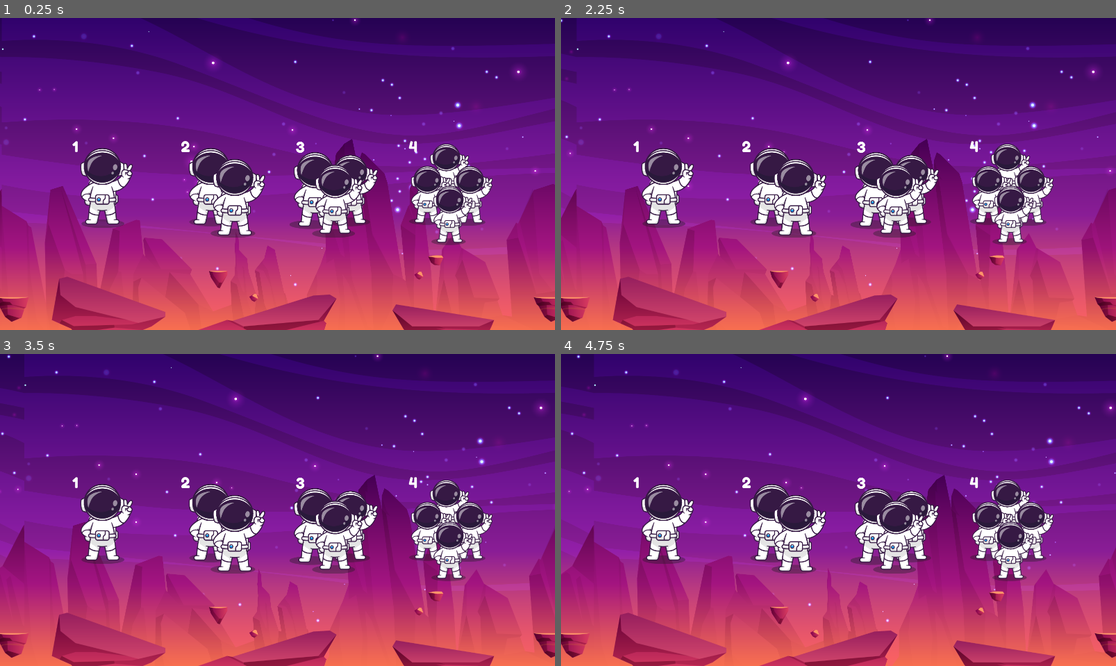
Above: before the commit, frames 1-4 (two rows, left to right).
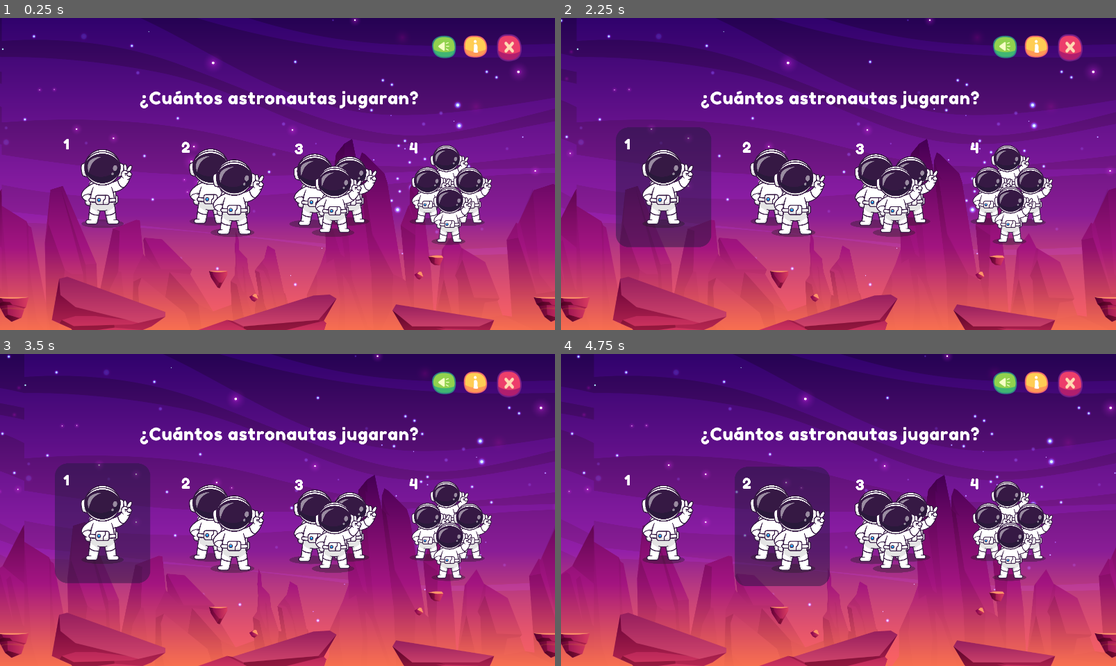
Above: after the commit, the same moments.

Repository: carrilloycardenas/Carrera-espacial
Game: Godot game, scene res://menus/numJugadores.tscn
The game is run twice, just before and just after one commit, with the same random seed, the same clock (stepped at 60 frames per second) and the same inputs. The project has no main scene, so this scene is started directly.
Inputs (mouse positions are in pixels of both pictures, inside the frame that each line leads up to; where the layout moved, square brackets give the same spot in the first picture):
- Up to frame 1 (0.25 s): no input
- Up to frame 2 (2.25 s): click (1038, 46) at 0.52 s; click (1005, 46) at 1.27 s; click (660, 186) [660, 183] at 2 s
- Up to frame 3 (3.5 s): hold Right (ui_right) from 2.78 s (still down)
- Up to frame 4 (4.75 s): release Right (ui_right) at 3.5 s; click (783, 525) at 3.5 s; hold Down (ui_down) from 4.28 s (still down)

The runs differ from the first frame. In frame 1, 5.2% of the frame differs, in the area x 11-94%, y 5-73%; in frame 2, 10%; in frame 3, 10%, in the area x 9-94%, y 5-74%; in frame 4, 8.9%.

Commit message:
Lot of files
Added resources and a sprite

Diff:
--- a/menus/numJugadores.tscn
+++ b/menus/numJugadores.tscn
@@ -1,15 +1,53 @@
-[gd_scene load_steps=7 format=2]
+[gd_scene load_steps=30 format=2]
 
-[ext_resource path="res://assets/cantidad-jugador-1.png" type="Texture" id=1]
-[ext_resource path="res://assets/cantidad-jugador-3.png" type="Texture" id=2]
-[ext_resource path="res://assets/cantidad-jugador-4.png" type="Texture" id=3]
-[ext_resource path="res://assets/cantidad-jugador-2.png" type="Texture" id=4]
+[ext_resource path="res://assets/PAGINA CANTIDAD DE JUGADORES/cantidad-jugadores-46.png" type="Texture" id=1]
+[ext_resource path="res://assets/PAGINA CANTIDAD DE JUGADORES/cantidad-jugadores-41.png" type="Texture" id=2]
+[ext_resource path="res://assets/PAGINA CANTIDAD DE JUGADORES/cantidad-jugadores-44.png" type="Texture" id=3]
+[ext_resource path="res://assets/PAGINA CANTIDAD DE JUGADORES/cantidad-jugadores-43.png" type="Texture" id=4]
 [ext_resource path="res://menus/paralax.tscn" type="PackedScene" id=5]
 [ext_resource path="res://assets/Screenshot from 2023-03-08 08-18-00.png" type="Texture" id=6]
+[ext_resource path="res://assets/boton-sonido-normal.png" type="Texture" id=7]
+[ext_resource path="res://assets/Boton-sonido-hover.png" type="Texture" id=8]
+[ext_resource path="res://assets/boton-info-normal.png" type="Texture" id=9]
+[ext_resource path="res://font/FredokaOne-Regular.ttf" type="DynamicFontData" id=10]
+[ext_resource path="res://assets/boton-info-hover.png" type="Texture" id=11]
+[ext_resource path="res://assets/boton-salir-normal.png" type="Texture" id=12]
+[ext_resource path="res://assets/boton-salir-hover.png" type="Texture" id=13]
+[ext_resource path="res://scripts/numJuga.gd" type="Script" id=14]
+[ext_resource path="res://assets/SALIR/contenedor-salir.png" type="Texture" id=15]
+[ext_resource path="res://assets/SALIR/Boton-si-salir.png" type="Texture" id=16]
+[ext_resource path="res://assets/SALIR/Boton-no-hover.png" type="Texture" id=17]
+[ext_resource path="res://assets/SALIR/boton-si-hover.png" type="Texture" id=18]
+[ext_resource path="res://assets/SALIR/fondo-pop ups.png" type="Texture" id=19]
+[ext_resource path="res://sprites/astro-ques.tscn" type="PackedScene" id=20]
+[ext_resource path="res://assets/SALIR/Boton-no-salir.png" type="Texture" id=21]
+[ext_resource path="res://assets/SALIR/CARRERA ESPACIAL_Mesa de trabajo 1 copia 4.png" type="Texture" id=22]
+[ext_resource path="res://assets/PAGINA CANTIDAD DE JUGADORES/cantidad-jugadores-39.png" type="Texture" id=23]
+[ext_resource path="res://assets/PAGINA CANTIDAD DE JUGADORES/cantidad-jugadores-42.png" type="Texture" id=24]
+[ext_resource path="res://assets/PAGINA CANTIDAD DE JUGADORES/cantidad-jugadores-45.png" type="Texture" id=25]
+[ext_resource path="res://assets/PAGINA CANTIDAD DE JUGADORES/cantidad-jugadores-40.png" type="Texture" id=26]
+
+[sub_resource type="DynamicFont" id=1]
+size = 60
+extra_spacing_char = 2
+font_data = ExtResource( 10 )
+
+[sub_resource type="DynamicFont" id=2]
+size = 30
+font_data = ExtResource( 10 )
+
+[sub_resource type="DynamicFont" id=3]
+size = 30
+font_data = ExtResource( 10 )
 
 [node name="Control" type="Control"]
 anchor_right = 1.0
 anchor_bottom = 1.0
+script = ExtResource( 14 )
+__meta__ = {
+"_edit_horizontal_guides_": [ 62.0, 139.0 ],
+"_edit_vertical_guides_": [ 1496.0, 1798.0 ]
+}
 
 [node name="ParallaxBackground" parent="." instance=ExtResource( 5 )]
 
@@ -20,29 +58,136 @@
 texture = ExtResource( 6 )
 
 [node name="1Jugador" type="TextureButton" parent="."]
-margin_left = 249.0
-margin_top = 419.0
-margin_right = 460.0
-margin_bottom = 727.0
+margin_left = 190.0
+margin_top = 379.0
+margin_right = 520.0
+margin_bottom = 793.0
 texture_normal = ExtResource( 1 )
+texture_hover = ExtResource( 24 )
+expand = true
 
 [node name="2Jugador" type="TextureButton" parent="."]
-margin_left = 625.0
-margin_top = 419.0
-margin_right = 918.0
-margin_bottom = 761.0
+margin_left = 601.0
+margin_top = 391.0
+margin_right = 930.0
+margin_bottom = 804.0
 texture_normal = ExtResource( 4 )
+texture_hover = ExtResource( 23 )
+expand = true
 
 [node name="3Jugador" type="TextureButton" parent="."]
-margin_left = 1001.0
-margin_top = 421.0
-margin_right = 1307.0
-margin_bottom = 761.0
-texture_normal = ExtResource( 2 )
+margin_left = 988.0
+margin_top = 397.0
+margin_right = 1320.0
+margin_bottom = 805.0
+texture_normal = ExtResource( 3 )
+texture_hover = ExtResource( 26 )
+expand = true
 
 [node name="4Jugador" type="TextureButton" parent="."]
-margin_left = 1413.0
-margin_top = 419.0
-margin_right = 1704.0
-margin_bottom = 786.0
-texture_normal = ExtResource( 3 )
+margin_left = 1391.0
+margin_top = 392.0
+margin_right = 1721.0
+margin_bottom = 806.0
+texture_normal = ExtResource( 25 )
+texture_hover = ExtResource( 2 )
+expand = true
+
+[node name="Label" type="Label" parent="."]
+margin_left = 483.0
+margin_top = 240.0
+margin_right = 1392.0
+margin_bottom = 314.0
+custom_fonts/font = SubResource( 1 )
+text = "¿Cuántos astronautas jugaran?"
+
+[node name="btn-info" type="TextureButton" parent="."]
+margin_left = 1604.0
+margin_top = 61.0
+margin_right = 1686.0
+margin_bottom = 137.0
+grow_vertical = 0
+texture_normal = ExtResource( 9 )
+texture_hover = ExtResource( 11 )
+
+[node name="btn-sonido" type="TextureButton" parent="."]
+margin_left = 1495.0
+margin_top = 61.0
+margin_right = 1578.0
+margin_bottom = 139.0
+texture_normal = ExtResource( 7 )
+texture_hover = ExtResource( 8 )
+
+[node name="btn-popupSalir" type="TextureButton" parent="."]
+margin_left = 1719.0
+margin_top = 56.0
+margin_right = 1790.0
+margin_bottom = 134.0
+rect_scale = Vector2( 1.2, 1.2 )
+texture_normal = ExtResource( 12 )
+texture_hover = ExtResource( 13 )
+
+[node name="Hover-seleccionjugadores" type="Sprite" parent="."]
+visible = false
+position = Vector2( 983, 505 )
+scale = Vector2( 3.04726, 1.30668 )
+texture = ExtResource( 19 )
+
+[node name="Contenedor-advertencia" type="Sprite" parent="Hover-seleccionjugadores"]
+position = Vector2( -15.6843, 14.9673 )
+scale = Vector2( 0.323689, 0.754861 )
+texture = ExtResource( 15 )
+
+[node name="CarreraEspacialMesaDeTrabajo1Copia4" type="Sprite" parent="Hover-seleccionjugadores"]
+visible = false
+position = Vector2( -7.47528, 26.7854 )
+scale = Vector2( 0.157519, 0.367343 )
+texture = ExtResource( 22 )
+
+[node name="alto" type="Label" parent="Hover-seleccionjugadores"]
+margin_left = -132.578
+margin_top = -97.9582
+margin_right = 358.422
+margin_bottom = -38.9582
+rect_scale = Vector2( 0.5, 1 )
+custom_colors/font_color = Color( 0, 0, 0, 1 )
+custom_fonts/font = SubResource( 2 )
+text = "¡OH NO! Has oprimido salir."
+
+[node name="Label" type="Label" parent="Hover-seleccionjugadores"]
+margin_left = -132.578
+margin_top = -24.4896
+margin_right = 244.422
+margin_bottom = 54.5104
+rect_scale = Vector2( 0.5, 1 )
+custom_colors/font_color = Color( 0, 0, 0, 1 )
+custom_fonts/font = SubResource( 3 )
+text = "¿Estas seguro que quieres
+salir del juego?"
+
+[node name="btn-regresar" type="TextureButton" parent="Hover-seleccionjugadores"]
+margin_left = -3.28165
+margin_top = 99.4888
+margin_right = 68.7184
+margin_bottom = 141.488
+rect_scale = Vector2( 0.95, 1.9 )
+texture_normal = ExtResource( 21 )
+texture_hover = ExtResource( 17 )
+expand = true
+
+[node name="btn-salir" type="TextureButton" parent="Hover-seleccionjugadores"]
+margin_left = -97.7928
+margin_top = 106.376
+margin_right = -13.7927
+margin_bottom = 145.376
+rect_scale = Vector2( 0.85, 2 )
+texture_normal = ExtResource( 16 )
+texture_hover = ExtResource( 18 )
+expand = true
+
+[node name="Node2D" parent="Hover-seleccionjugadores" instance=ExtResource( 20 )]
+position = Vector2( 118.139, 5.35709 )
+scale = Vector2( 0.328164, 0.765298 )
+
+[connection signal="pressed" from="btn-popupSalir" to="." method="_on_btnpopupSalir_pressed"]
+[connection signal="pressed" from="Hover-seleccionjugadores/btn-salir" to="." method="_on_btnsalir_pressed"]
--- /dev/null
+++ b/menus/salirConfirmar.tscn
@@ -0,0 +1,74 @@
+[gd_scene load_steps=11 format=2]
+
+[ext_resource path="res://assets/SALIR/contenedor-salir.png" type="Texture" id=1]
+[ext_resource path="res://assets/SALIR/Boton-si-salir.png" type="Texture" id=2]
+[ext_resource path="res://assets/SALIR/Boton-no-hover.png" type="Texture" id=3]
+[ext_resource path="res://assets/SALIR/boton-si-hover.png" type="Texture" id=4]
+[ext_resource path="res://assets/SALIR/fondo-pop ups.png" type="Texture" id=5]
+[ext_resource path="res://font/FredokaOne-Regular.ttf" type="DynamicFontData" id=6]
+[ext_resource path="res://sprites/astro-ques.tscn" type="PackedScene" id=7]
+[ext_resource path="res://assets/SALIR/Boton-no-salir.png" type="Texture" id=8]
+
+[sub_resource type="DynamicFont" id=1]
+size = 28
+font_data = ExtResource( 6 )
+
+[sub_resource type="DynamicFont" id=2]
+font_data = ExtResource( 6 )
+
+[node name="Control" type="Control"]
+anchor_right = 1.0
+anchor_bottom = 1.0
+
+[node name="Hover-seleccionjugadores" type="Sprite" parent="."]
+position = Vector2( 925, 516 )
+scale = Vector2( 3.04726, 1.30668 )
+texture = ExtResource( 5 )
+
+[node name="Contenedor-advertencia" type="Sprite" parent="Hover-seleccionjugadores"]
+position = Vector2( 0.00360107, -1.31349 )
+scale = Vector2( 0.201922, 0.470894 )
+texture = ExtResource( 1 )
+
+[node name="alto" type="Label" parent="Hover-seleccionjugadores"]
+margin_left = -47.425
+margin_top = -70.2927
+margin_right = 37.575
+margin_bottom = -30.2927
+rect_scale = Vector2( 0.5, 1 )
+custom_fonts/font = SubResource( 1 )
+text = "¡Alto!"
+
+[node name="Label" type="Label" parent="Hover-seleccionjugadores"]
+margin_left = -47.4251
+margin_top = -27.4357
+margin_right = 127.574
+margin_bottom = 21.5643
+rect_scale = Vector2( 0.5, 1 )
+custom_fonts/font = SubResource( 2 )
+text = "¿Seguro que quieres
+ salir?"
+
+[node name="btn-regresar" type="TextureButton" parent="Hover-seleccionjugadores"]
+margin_left = 0.355423
+margin_top = 34.1963
+margin_right = 72.3554
+margin_bottom = 76.1959
+rect_scale = Vector2( 0.5, 1 )
+texture_normal = ExtResource( 8 )
+texture_hover = ExtResource( 3 )
+expand = true
+
+[node name="btn-salir" type="TextureButton" parent="Hover-seleccionjugadores"]
+margin_left = -56.5263
+margin_top = 37.4616
+margin_right = 27.4738
+margin_bottom = 76.4616
+rect_scale = Vector2( 0.5, 1 )
+texture_normal = ExtResource( 2 )
+texture_hover = ExtResource( 4 )
+expand = true
+
+[node name="Node2D" parent="Hover-seleccionjugadores" instance=ExtResource( 7 )]
+position = Vector2( 78.4145, -8.25222 )
+scale = Vector2( 0.328164, 0.765298 )
--- /dev/null
+++ b/scripts/numJuga.gd
@@ -0,0 +1,12 @@
+extends Node
+
+
+
+
+
+func _on_btnpopupSalir_pressed():
+	get_node("Hover-seleccionjugadores").visible = true
+
+
+func _on_btnsalir_pressed():
+	get_tree().quit()
--- a/sprites/astro-ques.tscn
+++ b/sprites/astro-ques.tscn
@@ -20,7 +20,7 @@
 [node name="Node2D" type="Node2D"]
 
 [node name="AnimatedSprite" type="AnimatedSprite" parent="."]
-scale = Vector2( 0.3, 0.3 )
+scale = Vector2( 0.5, 0.5 )
 frames = SubResource( 1 )
 frame = 1
 playing = true
--- /dev/null
+++ b/sprites/bandera.tscn
@@ -0,0 +1,26 @@
+[gd_scene load_steps=11 format=2]
+
+[ext_resource path="res://assets/GANASTE/bandera-9.png" type="Texture" id=1]
+[ext_resource path="res://assets/GANASTE/bandera-7.png" type="Texture" id=2]
+[ext_resource path="res://assets/GANASTE/bandera-3.png" type="Texture" id=3]
+[ext_resource path="res://assets/GANASTE/bandera-8.png" type="Texture" id=4]
+[ext_resource path="res://assets/GANASTE/bandera-6.png" type="Texture" id=5]
+[ext_resource path="res://assets/GANASTE/bandera-5.png" type="Texture" id=6]
+[ext_resource path="res://assets/GANASTE/bandera-2.png" type="Texture" id=7]
+[ext_resource path="res://assets/GANASTE/bandera-4.png" type="Texture" id=8]
+[ext_resource path="res://assets/GANASTE/bandera-1.png" type="Texture" id=9]
+
+[sub_resource type="SpriteFrames" id=1]
+animations = [ {
+"frames": [ ExtResource( 9 ), ExtResource( 7 ), ExtResource( 3 ), ExtResource( 8 ), ExtResource( 6 ), ExtResource( 5 ), ExtResource( 2 ), ExtResource( 4 ), ExtResource( 1 ) ],
+"loop": true,
+"name": "default",
+"speed": 9.0
+} ]
+
+[node name="astroGanaste" type="Node2D"]
+
+[node name="AnimatedSprite" type="AnimatedSprite" parent="."]
+frames = SubResource( 1 )
+frame = 7
+playing = true
Binary file added: assets/GANASTE/bandera-1.png
Not shown, added: assets/GANASTE/bandera-1.png.import
Binary file added: assets/GANASTE/bandera-2.png
Not shown, added: assets/GANASTE/bandera-2.png.import
Binary file added: assets/GANASTE/bandera-3.png
Not shown, added: assets/GANASTE/bandera-3.png.import
Binary file added: assets/GANASTE/bandera-4.png
Not shown, added: assets/GANASTE/bandera-4.png.import
Binary file added: assets/GANASTE/bandera-5.png
Not shown, added: assets/GANASTE/bandera-5.png.import
Binary file added: assets/GANASTE/bandera-6.png
Not shown, added: assets/GANASTE/bandera-6.png.import
(and 24 more such lines)
